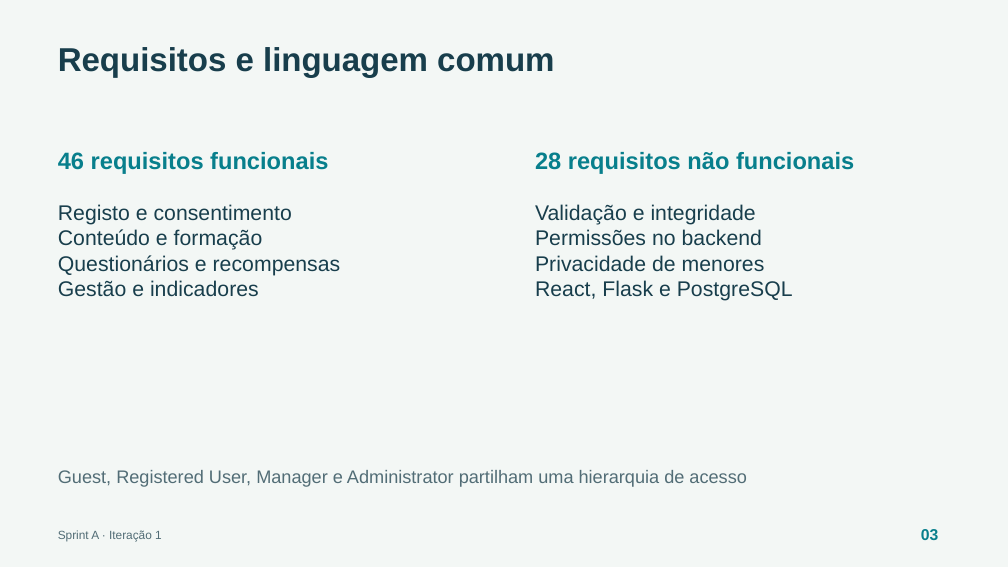
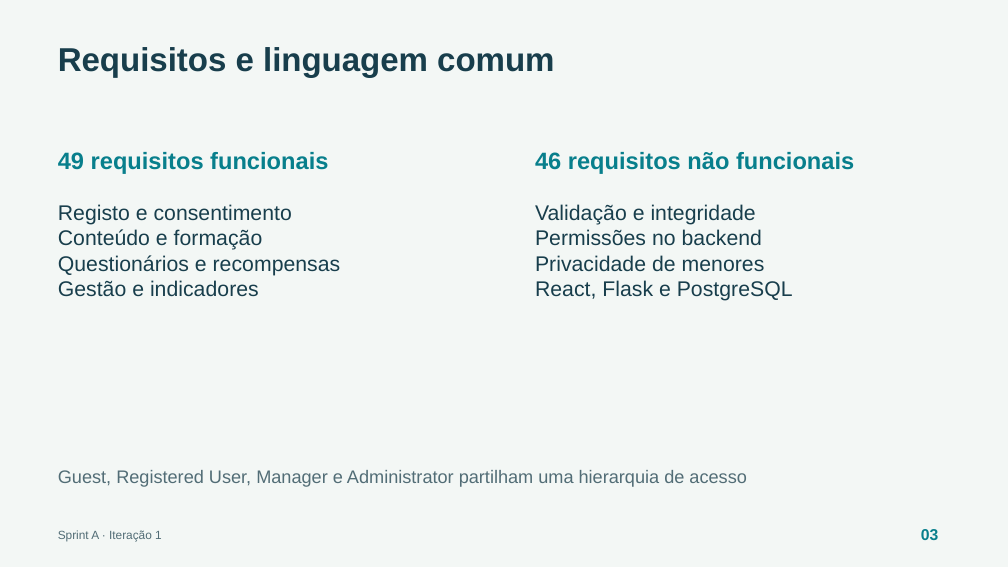
Before and after one commit to escobar0304/ProjInter-2-1, a slide deck: slide 3 of docs/entregas/sprint-review-a/sprint-review-a.pptx. Drawn at 1008x567 pixels with LibreOffice and Linux fonts; fonts in the diff are those of the drawing. Boxes give left, top, right and bottom in pixels: in the first picture for what was removed or moved away, otherwise in the second. Text is boxed around its words. In the diff, an @@ line names an element or a change of style, - is before the commit and + after.

Commit message:
apresentação: atualizar requisitos e estados

```diff
--- a/docs/entregas/sprint-review-a/sprint-review-a.pptx
+++ b/docs/entregas/sprint-review-a/sprint-review-a.pptx
@@ text at [58, 152, 328, 174]: text changed @@
-46 requisitos funcionais
+49 requisitos funcionais
@@ text at [535, 152, 854, 174]: text changed @@
-28 requisitos não funcionais
+46 requisitos não funcionais
```
Also in this commit, not shown: 3 other slides changed, 2 other files.
